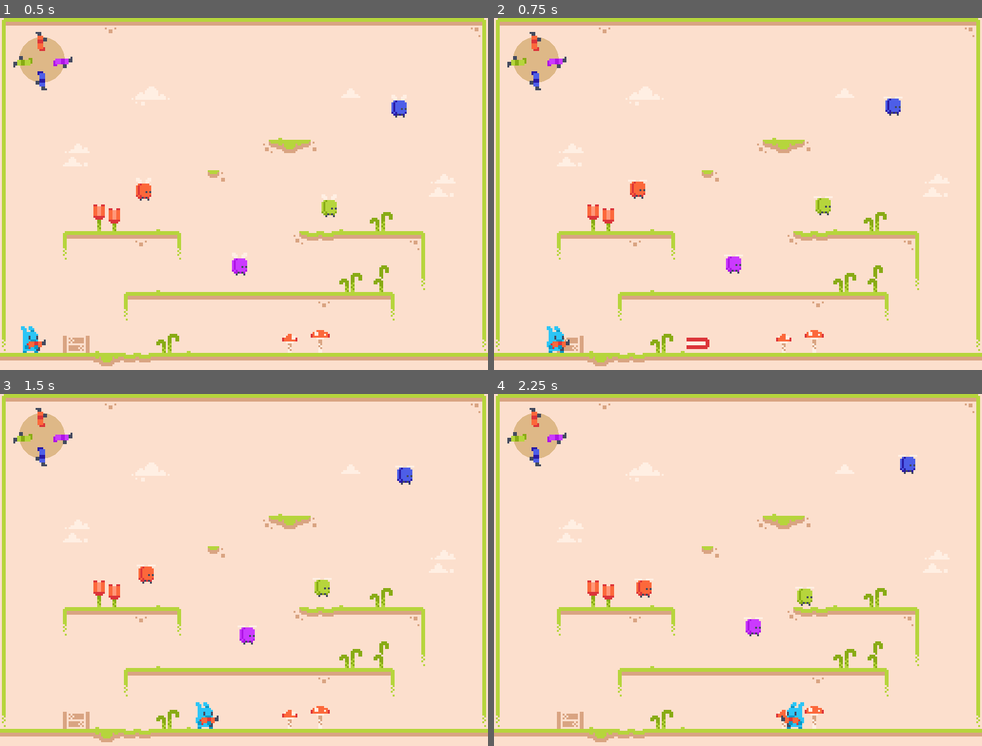
Above: before the commit, frames 1-4 (two rows, left to right).
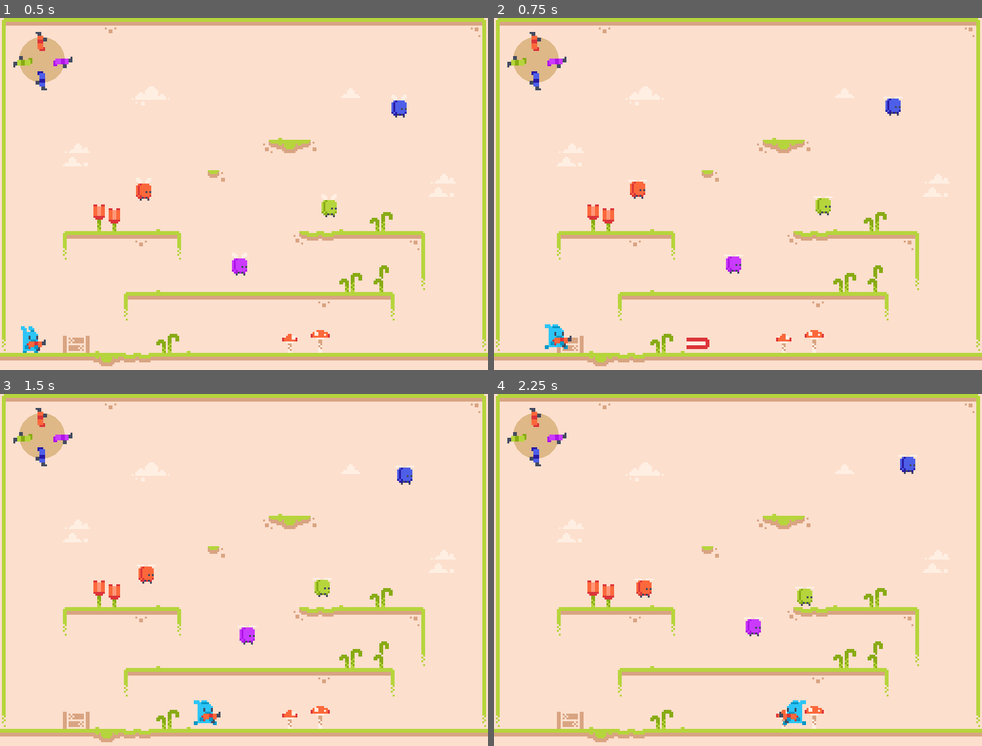
Above: after the commit, the same moments.

Repository: twe4ked/rotato
Game: Godot game, scene res://World.tscn
The game is run twice, just before and just after one commit, with the same random seed, the same clock (stepped at 60 frames per second) and the same inputs.
Inputs:
- Up to frame 1 (0.5 s): no input
- Up to frame 2 (0.75 s): tap Enter (ui_accept) at 0.5 s; hold Right (ui_right) from 0.53 s (still down)
- Up to frame 3 (1.5 s): keep holding Right (ui_right); tap Enter (ui_accept) at 0.77 s
- Up to frame 4 (2.25 s): tap Enter (ui_accept) at 1.52 s; release Right (ui_right) at 2.03 s; hold Left (ui_left) from 2.03 s (still down)

Frame 1 is identical in both runs. In frame 2, 0.2% of the frame differs, in the area x 10-16%, y 87-96%; in frame 3, 0.2%; in frame 4, 0.2%.

Commit message:
Add running animation

Diff:
--- a/Player.gd
+++ b/Player.gd
@@ -69,6 +69,7 @@
 
 	animationTree.set("parameters/Idle/blend_position", weapon_color)
 	animationTree.set("parameters/Jumping/blend_position", weapon_color)
+	animationTree.set("parameters/Running/blend_position", weapon_color)
 
 	var weaponSpinner = world.find_node("WeaponSpinner")
 	var old_rotation = weaponSpinner.get_rotation()
@@ -103,6 +104,8 @@
 
 	if is_on_floor():
 		animationPlayback.travel("Idle")
+		if velocity.x != 0:
+			animationPlayback.travel("Running")
 
 	if is_on_floor() && Input.is_action_just_pressed("ui_up"):
 		animationPlayback.travel("Jumping")
--- a/World.tscn
+++ b/World.tscn
@@ -750,79 +750,110 @@
 39/shapes = [  ]
 39/z_index = 0
 
-[sub_resource type="CapsuleShape2D" id=58]
+[sub_resource type="CapsuleShape2D" id=33]
 radius = 3.55291
 height = 3.59492
 
-[sub_resource type="CapsuleShape2D" id=59]
+[sub_resource type="CapsuleShape2D" id=34]
 radius = 3.86422
 height = 4.74116
 
+[sub_resource type="AnimationNodeAnimation" id=35]
+animation = "RedIdle"
+
+[sub_resource type="AnimationNodeAnimation" id=36]
+animation = "GreenIdle"
+
 [sub_resource type="AnimationNodeAnimation" id=37]
-animation = "RedIdle"
+animation = "BlueIdle"
 
 [sub_resource type="AnimationNodeAnimation" id=38]
-animation = "GreenIdle"
-
-[sub_resource type="AnimationNodeAnimation" id=39]
-animation = "BlueIdle"
-
-[sub_resource type="AnimationNodeAnimation" id=40]
 animation = "PurpleIdle"
 
-[sub_resource type="AnimationNodeBlendSpace1D" id=41]
-blend_point_0/node = SubResource( 37 )
+[sub_resource type="AnimationNodeBlendSpace1D" id=39]
+blend_point_0/node = SubResource( 35 )
 blend_point_0/pos = 0.0
-blend_point_1/node = SubResource( 38 )
+blend_point_1/node = SubResource( 36 )
 blend_point_1/pos = 1.0
-blend_point_2/node = SubResource( 39 )
+blend_point_2/node = SubResource( 37 )
 blend_point_2/pos = 2.0
-blend_point_3/node = SubResource( 40 )
+blend_point_3/node = SubResource( 38 )
 blend_point_3/pos = 3.0
 min_space = 0.0
 max_space = 3.0
 snap = 1.0
 
-[sub_resource type="AnimationNodeAnimation" id=51]
+[sub_resource type="AnimationNodeAnimation" id=40]
 animation = "RedJump"
 
-[sub_resource type="AnimationNodeAnimation" id=55]
+[sub_resource type="AnimationNodeAnimation" id=41]
 animation = "GreenJump"
 
-[sub_resource type="AnimationNodeAnimation" id=56]
+[sub_resource type="AnimationNodeAnimation" id=42]
 animation = "BlueJump"
 
-[sub_resource type="AnimationNodeAnimation" id=57]
+[sub_resource type="AnimationNodeAnimation" id=43]
 animation = "PurpleJump"
 
-[sub_resource type="AnimationNodeBlendSpace1D" id=47]
-blend_point_0/node = SubResource( 51 )
+[sub_resource type="AnimationNodeBlendSpace1D" id=44]
+blend_point_0/node = SubResource( 40 )
 blend_point_0/pos = 0.0
-blend_point_1/node = SubResource( 55 )
+blend_point_1/node = SubResource( 41 )
 blend_point_1/pos = 1.0
-blend_point_2/node = SubResource( 56 )
+blend_point_2/node = SubResource( 42 )
 blend_point_2/pos = 2.0
-blend_point_3/node = SubResource( 57 )
+blend_point_3/node = SubResource( 43 )
 blend_point_3/pos = 3.0
 min_space = 0.0
 max_space = 3.0
 snap = 1.0
 
-[sub_resource type="AnimationNodeStateMachineTransition" id=48]
-
-[sub_resource type="AnimationNodeStateMachineTransition" id=49]
-
-[sub_resource type="AnimationNodeStateMachine" id=42]
-states/Idle/node = SubResource( 41 )
+[sub_resource type="AnimationNodeAnimation" id=60]
+animation = "RedRun"
+
+[sub_resource type="AnimationNodeAnimation" id=67]
+animation = "GreenRun"
+
+[sub_resource type="AnimationNodeAnimation" id=68]
+animation = "BlueRun"
+
+[sub_resource type="AnimationNodeAnimation" id=69]
+animation = "PurpleRun"
+
+[sub_resource type="AnimationNodeBlendSpace1D" id=61]
+blend_point_0/node = SubResource( 60 )
+blend_point_0/pos = 0.0
+blend_point_1/node = SubResource( 67 )
+blend_point_1/pos = 1.0
+blend_point_2/node = SubResource( 68 )
+blend_point_2/pos = 2.0
+blend_point_3/node = SubResource( 69 )
+blend_point_3/pos = 3.0
+min_space = 0.0
+max_space = 3.0
+snap = 1.0
+
+[sub_resource type="AnimationNodeStateMachineTransition" id=45]
+
+[sub_resource type="AnimationNodeStateMachineTransition" id=46]
+
+[sub_resource type="AnimationNodeStateMachineTransition" id=62]
+
+[sub_resource type="AnimationNodeStateMachineTransition" id=63]
+
+[sub_resource type="AnimationNodeStateMachine" id=47]
+states/Idle/node = SubResource( 39 )
 states/Idle/position = Vector2( 604.5, 105.5 )
-states/Jumping/node = SubResource( 47 )
+states/Jumping/node = SubResource( 44 )
 states/Jumping/position = Vector2( 799, 104.5 )
-transitions = [ "Idle", "Jumping", SubResource( 48 ), "Jumping", "Idle", SubResource( 49 ) ]
+states/Running/node = SubResource( 61 )
+states/Running/position = Vector2( 604.5, 216.5 )
+transitions = [ "Idle", "Jumping", SubResource( 45 ), "Jumping", "Idle", SubResource( 46 ), "Idle", "Running", SubResource( 62 ), "Running", "Idle", SubResource( 63 ) ]
 start_node = "Idle"
 
-[sub_resource type="AnimationNodeStateMachinePlayback" id=60]
-
-[sub_resource type="Animation" id=61]
+[sub_resource type="AnimationNodeStateMachinePlayback" id=48]
+
+[sub_resource type="Animation" id=49]
 resource_name = "BlueIdle"
 length = 0.4
 loop = true
@@ -858,7 +889,25 @@
 "values": [ 64 ]
 }
 
-[sub_resource type="Animation" id=63]
+[sub_resource type="Animation" id=64]
+resource_name = "BlueRun"
+length = 0.4
+loop = true
+step = 0.2
+tracks/0/type = "value"
+tracks/0/path = NodePath("Sprite:frame")
+tracks/0/interp = 1
+tracks/0/loop_wrap = true
+tracks/0/imported = false
+tracks/0/enabled = true
+tracks/0/keys = {
+"times": PoolRealArray( 0, 0.2 ),
+"transitions": PoolRealArray( 1, 1 ),
+"update": 1,
+"values": [ 64, 63 ]
+}
+
+[sub_resource type="Animation" id=51]
 resource_name = "GreenIdle"
 length = 0.4
 loop = true
@@ -894,7 +943,25 @@
 "values": [ 67 ]
 }
 
-[sub_resource type="Animation" id=65]
+[sub_resource type="Animation" id=66]
+resource_name = "GreenRun"
+length = 0.4
+loop = true
+step = 0.2
+tracks/0/type = "value"
+tracks/0/path = NodePath("Sprite:frame")
+tracks/0/interp = 1
+tracks/0/loop_wrap = true
+tracks/0/imported = false
+tracks/0/enabled = true
+tracks/0/keys = {
+"times": PoolRealArray( 0, 0.2 ),
+"transitions": PoolRealArray( 1, 1 ),
+"update": 1,
+"values": [ 67, 66 ]
+}
+
+[sub_resource type="Animation" id=53]
 resource_name = "PurpleIdle"
 length = 0.4
 loop = true
@@ -930,7 +997,25 @@
 "values": [ 61 ]
 }
 
-[sub_resource type="Animation" id=67]
+[sub_resource type="Animation" id=65]
+resource_name = "PurpleRun"
+length = 0.4
+loop = true
+step = 0.2
+tracks/0/type = "value"
+tracks/0/path = NodePath("Sprite:frame")
+tracks/0/interp = 1
+tracks/0/loop_wrap = true
+tracks/0/imported = false
+tracks/0/enabled = true
+tracks/0/keys = {
+"times": PoolRealArray( 0, 0.2 ),
+"transitions": PoolRealArray( 1, 1 ),
+"update": 1,
+"values": [ 61, 60 ]
+}
+
+[sub_resource type="Animation" id=55]
 resource_name = "RedIdle"
 length = 0.4
 loop = true
@@ -966,10 +1051,28 @@
 "values": [ 41 ]
 }
 
-[sub_resource type="DynamicFont" id=69]
+[sub_resource type="Animation" id=57]
+resource_name = "RedRun"
+length = 0.4
+loop = true
+step = 0.2
+tracks/0/type = "value"
+tracks/0/path = NodePath("Sprite:frame")
+tracks/0/interp = 1
+tracks/0/loop_wrap = true
+tracks/0/imported = false
+tracks/0/enabled = true
+tracks/0/keys = {
+"times": PoolRealArray( 0, 0.2 ),
+"transitions": PoolRealArray( 1, 1 ),
+"update": 1,
+"values": [ 41, 40 ]
+}
+
+[sub_resource type="DynamicFont" id=58]
 font_data = ExtResource( 4 )
 
-[sub_resource type="RectangleShape2D" id=70]
+[sub_resource type="RectangleShape2D" id=59]
 extents = Vector2( 56, 36 )
 
 [node name="World" type="Node2D"]
@@ -993,12 +1096,12 @@
 texture = ExtResource( 1 )
 hframes = 10
 vframes = 9
-frame = 40
+frame = 66
 
 [node name="CollisionShape2D" type="CollisionShape2D" parent="Player"]
 visible = false
 position = Vector2( -0.162415, 2.67984 )
-shape = SubResource( 58 )
+shape = SubResource( 33 )
 
 [node name="MuzzleFlash" type="Sprite" parent="Player"]
 visible = false
@@ -1018,24 +1121,29 @@
 
 [node name="CollisionShape2D" parent="Player/Hitbox" index="0"]
 position = Vector2( -0.174599, 1.86237 )
-shape = SubResource( 59 )
+shape = SubResource( 34 )
 
 [node name="AnimationTree" type="AnimationTree" parent="Player"]
-tree_root = SubResource( 42 )
+tree_root = SubResource( 47 )
 anim_player = NodePath("../AnimationPlayer")
-parameters/playback = SubResource( 60 )
+parameters/playback = SubResource( 48 )
 parameters/Idle/blend_position = 0.0
 parameters/Jumping/blend_position = 2.21735
+parameters/Running/blend_position = 0
 
 [node name="AnimationPlayer" type="AnimationPlayer" parent="Player"]
-anims/BlueIdle = SubResource( 61 )
-anims/BlueJump = SubResource( 62 )
-anims/GreenIdle = SubResource( 63 )
-anims/GreenJump = SubResource( 64 )
-anims/PurpleIdle = SubResource( 65 )
-anims/PurpleJump = SubResource( 66 )
-anims/RedIdle = SubResource( 67 )
-anims/RedJump = SubResource( 68 )
+anims/BlueIdle = SubResource( 49 )
+anims/BlueJump = SubResource( 50 )
+anims/BlueRun = SubResource( 64 )
+anims/GreenIdle = SubResource( 51 )
+anims/GreenJump = SubResource( 52 )
+anims/GreenRun = SubResource( 66 )
+anims/PurpleIdle = SubResource( 53 )
+anims/PurpleJump = SubResource( 54 )
+anims/PurpleRun = SubResource( 65 )
+anims/RedIdle = SubResource( 55 )
+anims/RedJump = SubResource( 56 )
+anims/RedRun = SubResource( 57 )
 
 [node name="Enemies" type="Node" parent="."]
 
Not shown: 7 places in World.tscn that only renumber resources
